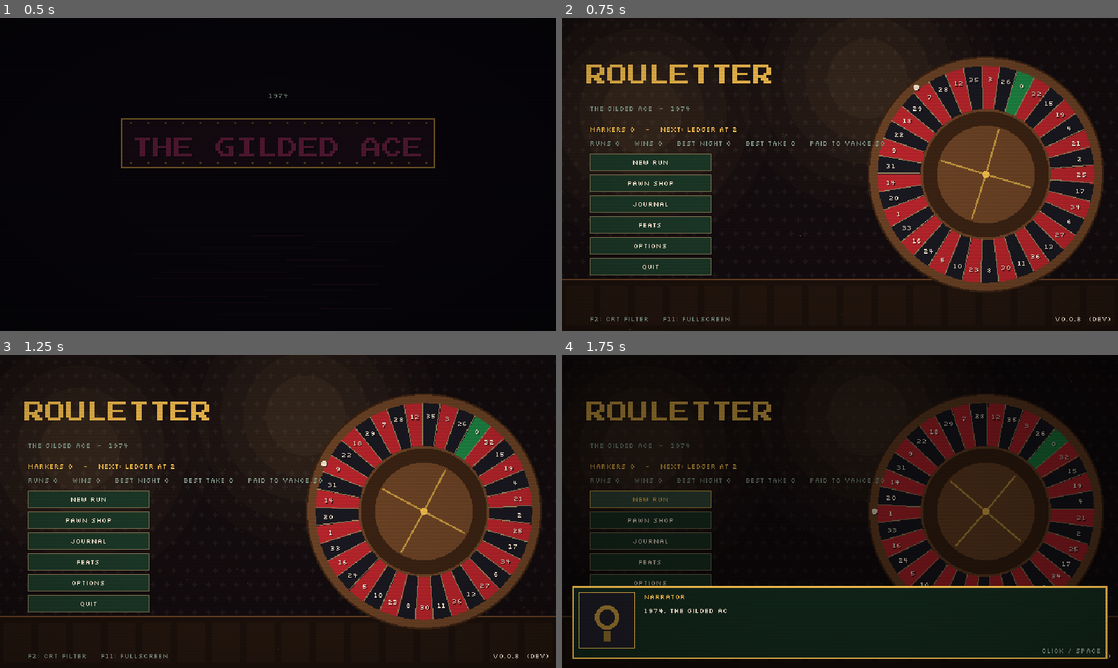
Above: before the commit, frames 1-4 (two rows, left to right).
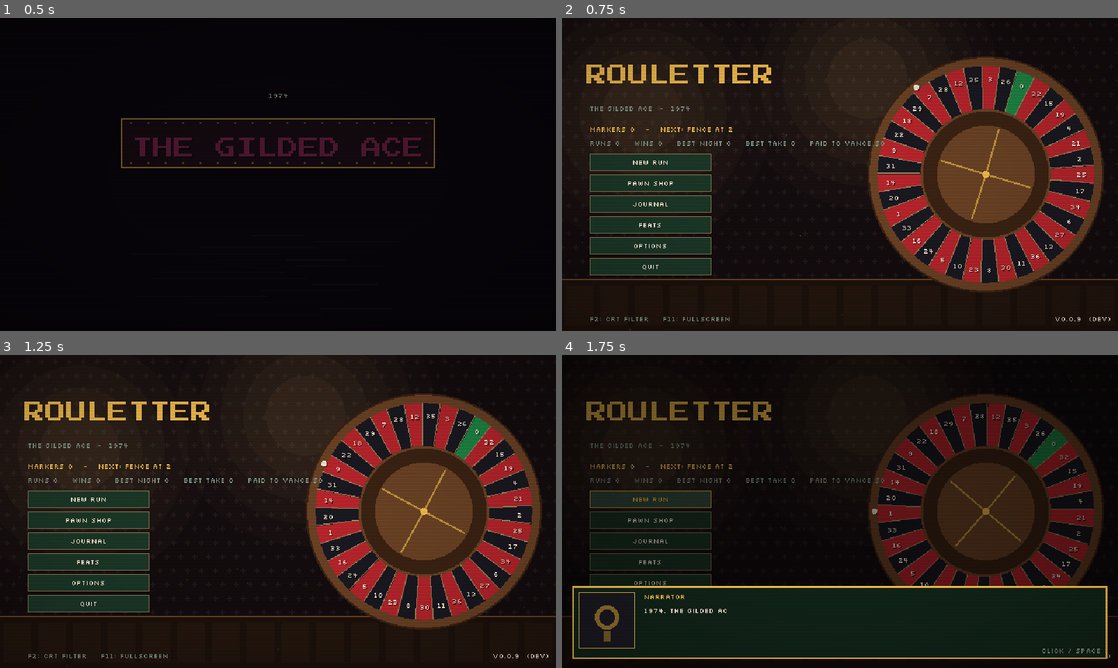
Above: after the commit, the same moments.

Repository: sugnauk/Rouletter
Game: Godot game, scene res://scenes/main.tscn
Same seed, same stepped clock (60 frames per second), same inputs: the game is played once before the commit and once after it.
Inputs (mouse positions are in pixels of both pictures, inside the frame that each line leads up to):
- Up to frame 1 (0.5 s): no input
- Up to frame 2 (0.75 s): tap Enter at 0.5, 0.6 s; click (840, 174) at 0.67 s
- Up to frame 3 (1.25 s): tap Space at 0.77 s
- Up to frame 4 (1.75 s): click "New Run" at 1.25 s

Frame 1 is identical in both runs. In frame 2, less than 0.1% of the frame differs, in the area x 22-94%, y 34-97%; in frame 3, less than 0.1%; in frame 4, less than 0.1%.

Commit message:
0.0.9: 14 new items (5 chips, 3 felt upgrades, 5 House Rules... and icons), sim handles zero/column chips
Co-Authored-By: Claude Opus 5.5 <noreply@anthropic.com>
Claude-Session: https://claude.ai/code/session_013q6d3yRkHgTahmnKYGjD8n

Diff:
--- a/core/content.gd
+++ b/core/content.gd
@@ -159,6 +159,21 @@
 	"porch_light": {"name": "Porch Light", "desc": "When a wheel neighbour of its number hits, scores half.",
 		"price": 6, "unlock": 0,
 		"note": "Rewards the wheel's physical order, not the felt's: the 'neighbours' gamblers chase."},
+	"black_cat": {"name": "Black Cat", "desc": "Whenever any black number hits, +2 Take (per level).",
+		"price": 5, "unlock": 0,
+		"note": "Superstition turned upside down: the black numbers bring the luck."},
+	"penny": {"name": "Lucky Penny", "desc": "When it hits, +$2 cash (per level).",
+		"price": 4, "unlock": 0,
+		"note": "A coin that pays the gambler, not the house."},
+	"snowball": {"name": "Snowball", "desc": "When it hits, it grows 2 levels.",
+		"price": 6, "unlock": 0,
+		"note": "'Let it ride', but only when it wins."},
+	"sentinel": {"name": "Sentinel", "desc": "Sits on a zero. Whenever a zero hits, +8 Take (per level).",
+		"price": 5, "unlock": 0, "zero_only": true,
+		"note": "Guards the green pockets, where the house edge lives."},
+	"crown": {"name": "Column Crown", "desc": "Sits on a column bet. When its column hits, the spin's Take x1.25 (+0.25 per extra level).",
+		"price": 7, "unlock": 2, "column_only": true,
+		"note": "Turns one of the long 2:1 boxes into a multiplier."},
 	"kingmaker": {"name": "Kingmaker", "desc": "When it hits, the whole spin's Take is x1.5 (+0.5 per extra level).",
 		"price": 7, "unlock": 0,
 		"note": "A crowned number: one pocket that makes the whole spin."},
@@ -168,13 +183,20 @@
 ## Rarity: how often something shows up in the Cage (common unless listed) and the frame it gets.
 const RARITY := {
 	"compounding": "rare", "wildcard_zero": "rare", "respin": "rare", "ledger": "rare", "collector": "rare",
-	"mirror": "rare", "kingmaker": "legendary",
+	"mirror": "rare", "kingmaker": "legendary", "snowball": "rare", "crown": "legendary", "sentinel": "rare",
+	"sweet_spot": "rare", "silk": "rare", "last_call": "rare", "insurance": "rare", "high_society": "rare",
 	"link": "rare", "double_felt": "rare", "pinned": "rare",
 	"rent_control": "rare", "dealer_signature": "rare", "satin_gloves": "rare",
 	"hot_hand": "legendary", "momentum": "legendary", "sevens": "rare",
 }
 const RARITY_WEIGHT := {"common": 6, "rare": 3, "legendary": 1}
 const PORCH_SHARE := 0.5
+const BLACK_CAT_BONUS := 2.0
+const PENNY_CASH := 2
+const SENTINEL_BONUS := 8.0
+const CROWN_MULT := 1.25
+const LAMP_CASH := 3
+const COMPED_CASH := 3
 const KING_STEP := 0.5                   ## Kingmaker: +0.5x per level past the first
 
 
@@ -188,6 +210,10 @@
 	"hot": ["outside"], "porch_light": ["neighbours", "wheel"], "dealer_signature": ["wheel", "multiplier"],
 	"pinned": ["wheel"], "wildcard_zero": ["zero"], "momentum": ["multiplier"], "hot_hand": ["multiplier"],
 	"croupier": ["numbers"], "mint": ["cash"], "respin": ["spins"], "rent_control": ["easy"],
+	"black_cat": ["numbers"], "penny": ["cash", "numbers"], "snowball": ["numbers"], "sentinel": ["zero"],
+	"crown": ["outside", "multiplier"], "lamp": ["cash", "numbers"], "silk": ["outside"], "sweet_spot": ["numbers", "inside"],
+	"last_call": ["multiplier"], "comped": ["cash"], "insurance": ["even", "outside"], "high_society": ["outside"],
+	"black_tie": ["numbers"],
 }
 const TAG_NAMES := {"numbers": "single numbers", "inside": "inside bets", "even": "even-money bets", "outside": "outside bets",
 	"neighbours": "neighbouring numbers", "wheel": "the wheel's order", "zero": "zeros", "multiplier": "multipliers"}
@@ -223,6 +249,12 @@
 		"price": 7, "unlock": 0, "note": "Thick felt for a favourite number."},
 	"pinned": {"name": "Pinned Pocket", "desc": "When this number hits, call bets (Voisins/Tiers/Orphelins) score double.", "target": "number",
 		"price": 6, "unlock": 2, "note": "Ties the felt to the wheel: a pocket that anchors its sector."},
+	"lamp": {"name": "Lucky Lamp", "desc": "When this number hits, +$3 cash.", "target": "number",
+		"price": 5, "unlock": 0, "note": "A lamp over one square of the felt that pays the player."},
+	"silk": {"name": "Silk Box", "desc": "Losing bets on this column or dozen go back to your stack instead of costing Take.", "target": "outside",
+		"price": 6, "unlock": 0, "note": "A safety net woven into one outside box."},
+	"sweet_spot": {"name": "Sweet Spot", "desc": "When this number hits, every bet covering it scores x1.5.", "target": "number",
+		"price": 7, "unlock": 2, "note": "One square where every kind of bet pays better."},
 	"cornerstone": {"name": "Cornerstone", "desc": "When this number hits, your split, corner, street and line bets on it score double.", "target": "number",
 		"price": 6, "unlock": 0, "note": "Rewards building inside bets around one square of the grid."},
 }
@@ -249,6 +281,16 @@
 		"price": 6, "unlock": 0, "note": "The oldest superstition on the floor, printed onto the felt."},
 	"satin_gloves": {"name": "Satin Gloves", "desc": "Even-money bets (red/black, odd/even, high/low) pay 1.5 to 1.",
 		"price": 7, "unlock": 0, "note": "The high-limit room's courtesy: better odds on the 'safe' bets."},
+	"last_call": {"name": "Last Call", "desc": "The last spin at every table scores double.",
+		"price": 7, "unlock": 0, "note": "The bar's closing: everyone bets bigger on the final ball."},
+	"comped": {"name": "Comped Drinks", "desc": "+$3 every time you clear a table.",
+		"price": 5, "unlock": 0, "note": "The house keeps its regulars happy."},
+	"insurance": {"name": "Insurance", "desc": "Your biggest losing bet each spin doesn't count against your Take.",
+		"price": 7, "unlock": 0, "note": "Named for the real side bet that protects a hand."},
+	"high_society": {"name": "High Society", "desc": "Column and dozen bets pay +1x.",
+		"price": 7, "unlock": 2, "note": "The high-limit room's better odds on the long boxes."},
+	"black_tie": {"name": "Black Tie", "desc": "Straight-up hits on black numbers score x1.5.",
+		"price": 6, "unlock": 0, "note": "A dress code for the felt: black is formal, and it pays."},
 	"momentum": {"name": "Momentum", "desc": "Each scoring spin in a row adds +25% to the next one's Take. A blank spin resets it.",
 		"price": 8, "unlock": 2, "note": "The gambler's 'hot table', paid out as a growing multiplier."},
 }
--- a/core/felt_state.gd
+++ b/core/felt_state.gd
@@ -16,6 +16,7 @@
 var frozen_id: int = -1                ## chip frozen by the "frozen" Enforcer
 var red_streak: int = 0
 var hit_streak: int = 0                ## scoring spins in a row (Momentum)
+var final_spin := false                ## this spin is the table's last (Last Call)
 var last_pocket: int = -99
 var next_id: int = 1
 
@@ -37,6 +38,7 @@
 	f.frozen_id = frozen_id
 	f.red_streak = red_streak
 	f.hit_streak = hit_streak
+	f.final_spin = final_spin
 	f.last_pocket = last_pocket
 	f.next_id = next_id
 	return f
--- a/core/resolver.gd
+++ b/core/resolver.gd
@@ -47,6 +47,7 @@
 
 	var take := 0.0
 	var lost := 0
+	var biggest_loss := 0
 	var hits := []
 	for c in w.chips.duplicate():
 		var b: Dictionary = B.bet(c.bet)
@@ -81,8 +82,14 @@
 				res.log.rules.append("La Partage: %d of %s bet returned" % [back, c.bet])
 				_event(res, "loss", c.bet, -(c.value - back), "half back")
 				_remove(res, w, c, "half")
+			elif w.bet_upgrades.get(c.bet, "") == "silk":
+				res.stack += c.value
+				res.log.upgrades.append("Silk Box: %s bet goes back to the stack" % c.bet)
+				_event(res, "push", c.bet, 0.0, "silk")
+				_remove(res, w, c, "push")
 			else:
 				lost += c.value
+				biggest_loss = maxi(biggest_loss, c.value)
 				_event(res, "loss", c.bet, -c.value, "")
 				_remove(res, w, c, "lost")
 			continue
@@ -123,6 +130,7 @@
 
 	# Chip effects.
 	var kings := []
+	var crowns := []
 	for c in hits:
 		match c.kind:
 			"bridge":
@@ -132,6 +140,15 @@
 				_event(res, "bonus", c.bet, nb, "bridge")
 			"kingmaker":
 				kings.append(c.value)
+			"crown":
+				crowns.append(c.value)
+			"penny":
+				res.cash += Content.PENNY_CASH * c.value
+				res.log.chips.append("Lucky Penny: +$%d" % (Content.PENNY_CASH * c.value))
+				_event(res, "cash", c.bet, Content.PENNY_CASH * c.value, "penny")
+			"snowball":
+				_value(res, c, 2)
+				res.log.chips.append("Snowball on %s grows to %d" % [c.bet, c.value])
 			"croupier":
 				if lost > 0:
 					take += lost * c.value
@@ -158,6 +175,23 @@
 		for c in w.chips:
 			if c.kind == "wildcard_zero":
 				_event(res, "bonus", c.bet, Content.WILDCARD_BONUS, "wildcard")
+	for c in w.perm_chips():
+		if c.id == w.frozen_id:
+			continue
+		if c.kind == "black_cat" and pocket > 0 and not B.is_red(pocket):
+			var bc: float = Content.BLACK_CAT_BONUS * c.value * (0.5 if c.flaw == "cracked" else 1.0)
+			take += bc
+			res.log.chips.append("Black Cat: black %s, +%s" % [B.label(pocket), _fmt(bc)])
+			_event(res, "bonus", c.bet, bc, "black cat")
+		elif c.kind == "sentinel" and zero_hit:
+			var sb: float = Content.SENTINEL_BONUS * c.value * (0.5 if c.flaw == "cracked" else 1.0)
+			take += sb
+			res.log.chips.append("Sentinel: +%s on the zero" % _fmt(sb))
+			_event(res, "bonus", c.bet, sb, "sentinel")
+	if w.square_upgrades.get(pocket, "") == "lamp":
+		res.cash += Content.LAMP_CASH
+		res.log.upgrades.append("Lucky Lamp on %s: +$%d" % [B.label(pocket), Content.LAMP_CASH])
+		_event(res, "cash", pkey, Content.LAMP_CASH, "lamp")
 	if zero_hit:
 		for c in w.perm_chips():
 			if c.flaw == "hot":
@@ -193,6 +227,16 @@
 		take *= 1.0 + Content.SIGNATURE_BONUS
 		res.log.rules.append("Dealer's Signature: +50%")
 		_mult(res, 1.0 + Content.SIGNATURE_BONUS, "Signature")
+	for cv in crowns:
+		if take > 0.0:
+			var cm: float = Content.CROWN_MULT + 0.25 * (cv - 1)
+			take *= cm
+			res.log.chips.append("Column Crown x%.2f" % cm)
+			_mult(res, cm, "Column Crown")
+	if w.has_rule("last_call") and w.final_spin and take > 0.0:
+		take *= 2.0
+		res.log.rules.append("Last Call: the final spin scores double")
+		_mult(res, 2.0, "Last Call")
 	for kv in kings:
 		if take > 0.0:
 			var km: float = Content.KINGMAKER_MULT + Content.KING_STEP * (kv - 1)
@@ -218,6 +262,9 @@
 	w.red_streak = res.red_streak
 	w.hit_streak = res.hit_streak
 	w.last_pocket = pocket
+	if w.has_rule("insurance") and biggest_loss > 0:
+		lost -= biggest_loss
+		res.log.rules.append("Insurance: the %d-chip loss doesn't count" % biggest_loss)
 	res.gross = take
 	res.lost = lost
 	res.take = maxf(0.0, take - lost)
@@ -280,6 +327,9 @@
 	if w.has_rule("satin_gloves") and b.type in ["red", "black", "odd", "even", "low", "high"]:
 		payout += 0.5
 		res.log.rules.append("Satin Gloves: %s pays 1.5:1" % c.bet)
+	if w.has_rule("high_society") and b.type in ["column", "dozen"]:
+		payout += 1.0
+		res.log.rules.append("High Society: %s +1x" % c.bet)
 	if w.has_rule("split_decision") and b.type in Board.LINE_TYPES:
 		payout += 1.0
 		res.log.rules.append("Split Decision: %s +1x" % c.bet)
@@ -287,6 +337,12 @@
 	if b.type in Board.LINE_TYPES and up == "cornerstone":
 		amount *= 2.0
 		res.log.upgrades.append("Cornerstone %s: x2" % B.label(pocket))
+	if up == "sweet_spot":
+		amount *= 1.5
+		res.log.upgrades.append("Sweet Spot %s: x1.5" % B.label(pocket))
+	if w.has_rule("black_tie") and straight and pocket > 0 and not B.is_red(pocket):
+		amount *= 1.5
+		res.log.rules.append("Black Tie: black %s x1.5" % B.label(pocket))
 	if w.has_rule("sevens") and straight and pocket > 0 and "7" in B.label(pocket):
 		amount *= 2.0
 		res.log.rules.append("Lucky Sevens: %s x2" % B.label(pocket))
--- a/core/run_state.gd
+++ b/core/run_state.gd
@@ -388,8 +388,10 @@
 	if not felt.board.has_bet(key):
 		return false
 	var straight := Board.is_straight(key)
-	if kind == "wildcard_zero":
+	if Content.CHIPS.get(kind, {}).get("zero_only", false):
 		return straight and Board.straight_number(key) <= 0
+	if Content.CHIPS.get(kind, {}).get("column_only", false):
+		return key.begins_with("COL") and can_bet_on(key)
 	if kind == "perm":
 		return can_bet_on(key) or (straight and not felt.boss_is("no_outside"))
 	if Content.CHIPS.get(kind, {}).get("line_only", false):
@@ -432,6 +434,7 @@
 		for c in felt.chips:
 			if c.is_bet():
 				last_bets[c.bet] = last_bets.get(c.bet, 0) + c.value
+	felt.final_spin = table.spins_left <= 1
 	var res := Resolver.resolve_spin(felt, pocket)
 	felt = res.felt_after
 	if res.zero_tax:
@@ -463,6 +466,8 @@
 	var reward: int = Content.CLEAR_CASH[table_idx] + (0 if graded(4) else table.spins_left * Content.CASH_PER_SPIN_LEFT) + comps
 	if "comp_card" in vouchers:
 		reward += Content.COMP_CARD_CASH
+	if felt.has_rule("comped"):
+		reward += Content.COMPED_CASH
 	cash += reward
 	overflow += maxi(0, int(t - table.target))
 	total_take += t
--- a/core/version.gd
+++ b/core/version.gd
@@ -4,7 +4,7 @@
 ## The deploy workflow overwrites BUILD with the commit hash and build time, so "dev" means a
 ## local/editor run.
 
-const VERSION := "0.0.8"
+const VERSION := "0.0.9"
 const BUILD := "dev"
 
 
--- a/scenes/ui/art.gd
+++ b/scenes/ui/art.gd
@@ -167,6 +167,82 @@
 				R.call(1 + i * 4, 3, 2, 2, P.CYAN.darkened(0.3 - i * 0.15))
 				R.call(2 + i * 4, 5, 2, 2, P.CYAN.darkened(0.3 - i * 0.15))
 				R.call(1 + i * 4, 7, 2, 2, P.CYAN.darkened(0.3 - i * 0.15))
+		"black_cat":
+			# A sitting black cat with gold eyes.
+			R.call(3, 4, 6, 7, Color("#141418"))
+			R.call(3, 2, 2, 2, Color("#141418"))
+			R.call(7, 2, 2, 2, Color("#141418"))
+			R.call(4, 5, 1, 1, P.GOLD)
+			R.call(7, 5, 1, 1, P.GOLD)
+			R.call(9, 8, 2, 1, Color("#141418"))
+			R.call(10, 6, 1, 2, Color("#141418"))
+		"penny":
+			ci.draw_circle(c, 4.5 * s, Color("#b87333"), true, -1.0, false)
+			ci.draw_circle(c, 3.0 * s, Color("#d08a4a"), true, -1.0, false)
+			R.call(5, 4, 2, 4, Color("#7a4a20"))
+		"snowball":
+			ci.draw_circle(c + Vector2(0, 1) * s, 4.5 * s, P.CREAM, true, -1.0, false)
+			R.call(4, 4, 2, 1, Color.WHITE)
+			R.call(3, 9, 6, 1, P.CYAN.darkened(0.3))
+		"sentinel":
+			# A shield with a zero on it.
+			R.call(3, 2, 6, 6, P.GREEN)
+			R.call(4, 8, 4, 2, P.GREEN)
+			R.call(5, 10, 2, 1, P.GREEN)
+			R.call(5, 4, 2, 3, P.CREAM)
+			R.call(5, 5, 2, 1, P.GREEN)
+		"crown":
+			R.call(1, 7, 10, 3, P.GOLD)
+			R.call(1, 4, 2, 3, P.GOLD)
+			R.call(5, 3, 2, 4, P.GOLD)
+			R.call(9, 4, 2, 3, P.GOLD)
+			R.call(2, 9, 8, 1, P.CYAN)
+		"lamp":
+			R.call(4, 1, 4, 1, P.WOOD)
+			R.call(3, 2, 6, 4, P.GOLD.lightened(0.2))
+			R.call(5, 6, 2, 4, P.WOOD)
+			R.call(3, 10, 6, 1, P.WOOD)
+			R.call(1, 7, 1, 1, P.GOLD)
+			R.call(10, 7, 1, 1, P.GOLD)
+		"silk":
+			for i in range(4):
+				R.call(1 + i * 3, 2 + (i % 2), 2, 8, Color("#c08ad8").lightened(0.1 * i))
+		"sweet_spot":
+			ci.draw_circle(c, 5 * s, P.RED.lightened(0.2), false, 1.0 * s, false)
+			ci.draw_circle(c, 3 * s, P.GOLD, false, 1.0 * s, false)
+			R.call(5, 5, 2, 2, P.CREAM)
+		"last_call":
+			# A clock nearly at midnight.
+			ci.draw_circle(c, 5 * s, P.CREAM, true, -1.0, false)
+			ci.draw_circle(c, 4 * s, P.PANEL, true, -1.0, false)
+			R.call(5, 2, 2, 4, P.CREAM)
+			R.call(6, 5, 3, 1, P.RED)
+		"comped":
+			# A cocktail glass.
+			R.call(1, 2, 10, 1, P.CREAM)
+			R.call(2, 3, 8, 1, P.CYAN.darkened(0.2))
+			R.call(3, 4, 6, 1, P.CYAN.darkened(0.2))
+			R.call(4, 5, 4, 1, P.CYAN.darkened(0.2))
+			R.call(5, 6, 2, 4, P.CREAM)
+			R.call(3, 10, 6, 1, P.CREAM)
+			R.call(8, 1, 2, 2, P.RED)
+		"insurance":
+			# An umbrella.
+			R.call(2, 3, 8, 2, P.GOOD)
+			R.call(1, 5, 10, 1, P.GOOD)
+			R.call(5, 5, 1, 5, P.CREAM)
+			R.call(4, 9, 1, 1, P.CREAM)
+		"high_society":
+			# A top hat.
+			R.call(3, 2, 6, 6, Color("#141418"))
+			R.call(3, 6, 6, 1, P.RED)
+			R.call(1, 8, 10, 2, Color("#141418"))
+		"black_tie":
+			# A bow tie.
+			R.call(1, 4, 4, 4, Color("#141418"))
+			R.call(7, 4, 4, 4, Color("#141418"))
+			R.call(5, 5, 2, 2, Color("#2a2a33"))
+			R.call(2, 5, 1, 1, P.CREAM.darkened(0.4))
 		"mirror":
 			# A hand mirror: two halves of one number.
 			R.call(2, 2, 8, 8, P.CYAN.darkened(0.2))
@@ -247,6 +323,22 @@
 			ci.draw_rect(Rect2(o, Vector2(4, 4)), col, false, 1.0)
 		"bridge":
 			ci.draw_rect(Rect2(o + Vector2(0, 1), Vector2(4, 2)), col)
+		"black_cat":
+			ci.draw_rect(Rect2(o + Vector2(0, 0), Vector2(1, 1)), col)
+			ci.draw_rect(Rect2(o + Vector2(3, 0), Vector2(1, 1)), col)
+			ci.draw_rect(Rect2(o + Vector2(0, 1), Vector2(4, 3)), col)
+		"penny":
+			ci.draw_rect(Rect2(o + Vector2(1, 0), Vector2(2, 4)), col)
+		"snowball":
+			ci.draw_rect(Rect2(o + Vector2(1, 1), Vector2(2, 2)), col)
+		"sentinel":
+			ci.draw_rect(Rect2(o, Vector2(4, 3)), col)
+			ci.draw_rect(Rect2(o + Vector2(1, 3), Vector2(2, 1)), col)
+		"crown":
+			ci.draw_rect(Rect2(o + Vector2(0, 2), Vector2(4, 2)), col)
+			ci.draw_rect(Rect2(o + Vector2(0, 0), Vector2(1, 2)), col)
+			ci.draw_rect(Rect2(o + Vector2(3, 0), Vector2(1, 2)), col)
+			ci.draw_rect(Rect2(o + Vector2(1, 1), Vector2(2, 1)), col)
 		"mirror":
 			ci.draw_rect(Rect2(o + Vector2(1, 0), Vector2(1, 4)), col)
 			ci.draw_rect(Rect2(o + Vector2(3, 0), Vector2(1, 4)), col)
--- a/scenes/ui/palette.gd
+++ b/scenes/ui/palette.gd
@@ -26,6 +26,8 @@
 	"respin": CYAN, "ledger": Color("#f4a261"), "collector": VIOLET,
 	"bridge": Color("#cdb4db"), "kingmaker": Color("#ffd166"),
 	"mirror": Color("#90e0ef"), "porch_light": Color("#f6bd60"),
+	"black_cat": Color("#4a4a5a"), "penny": Color("#d08a4a"), "snowball": Color("#e8f4ff"),
+	"sentinel": Color("#2ec46a"), "crown": Color("#ffd166"),
 }
 
 ## Fonts (SIL Open Font License, see fonts/*-OFL.txt):
--- a/tests/run_tests.gd
+++ b/tests/run_tests.gd
@@ -24,7 +24,7 @@
 		"test_link", "test_pinned_sector", "test_croupier", "test_ledger", "test_compounding_mint_respin",
 		"test_collector", "test_wildcard_zero", "test_en_prison", "test_red_streak", "test_hot_hand",
 		"test_signature", "test_thirteen", "test_enforcers", "test_resolver_is_pure", "test_odds",
-		"test_run_table_flow", "test_rebet_and_clear", "test_pit_b …(243 unchanged characters)… on_reset_history", "test_grades", "test_shop", "test_lose_and_bust", "test_rent_control_target",
+		"test_run_table_flow", "test_rebet_and_clear", "test_pit_b …(243 unchanged characters)… on_reset_history", "test_grades", "test_content_batch", "test_shop", "test_lose_and_bust", "test_rent_control_target",
 		"test_full_run_victory", "test_seeded_reproducible", "test_profile", "test_story_beats", "test_sfx_synth", "test_music_synth",
 	]:
 		call(t)
@@ -714,6 +714,57 @@
 	check(Content.GRADES.size() == 9, "nine grades")
 
 
+func test_content_batch() -> void:
+	var bc = felt("european", [["black_cat", "S1", 2]])
+	near(Resolver.resolve_spin(bc, 2).take, 4.0, "Black Cat: +2 per level on a black hit")
+	near(Resolver.resolve_spin(bc, 3).take, 0.0, "...nothing on red")
+	var pn = felt("european", [["penny", "S9", 1]])
+	check(Resolver.resolve_spin(pn, 9).cash == 2, "Lucky Penny: +$2 when it hits")
+	var sn = felt("european", [["snowball", "S9", 1]])
+	check(Resolver.resolve_spin(sn, 9).felt_after.chips[0].value == 3, "Snowball grows 2 levels on a hit")
+	var se = felt("european", [["sentinel", "S0", 1]])
+	near(Resolver.resolve_spin(se, 0).take, 35.0 + 8.0, "Sentinel: its zero pays plus 8")
+	var cr = felt("european", [["crown", "COL1", 1], ["perm", "S1", 1]])
+	near(Resolver.resolve_spin(cr, 1).take, (2.0 + 35.0) * 1.25, "Column Crown x1.25 on its column")
+	near(Resolver.resolve_spin(cr, 2).take, 0.0, "...and nothing off it")
+	var lp = felt("european", [])
+	lp.square_upgrades[5] = "lamp"
+	check(Resolver.resolve_spin(lp, 5).cash == 3, "Lucky Lamp: +$3")
+	var sk = felt("european", [["bet", "DOZ1", 4], ["bet", "S20", 1]])
+	sk.bet_upgrades["DOZ1"] = "silk"
+	var rs := Resolver.resolve_spin(sk, 20)
+	check(rs.stack == 4 + 1 and rs.lost == 0, "Silk Box: the losing dozen bet goes back to the stack")
+	var sw = felt("european", [["perm", "S8", 1], ["perm", "ST7", 1]])
+	sw.square_upgrades[8] = "sweet_spot"
+	near(Resolver.resolve_spin(sw, 8).take, 35.0 * 1.5 + 11.0 * 1.5, "Sweet Spot: every covering bet x1.5")
+	var lc = felt("european", [["perm", "S4", 1]])
+	lc.house_rules.append("last_call")
+	near(Resolver.resolve_spin(lc, 4).take, 35.0, "Last Call: not on an ordinary spin")
+	lc.final_spin = true
+	near(Resolver.resolve_spin(lc, 4).take, 70.0, "Last Call: the final spin doubles")
+	var ins = felt("european", [["bet", "S1", 5], ["bet", "S2", 2], ["perm", "S3", 1]])
+	ins.house_rules.append("insurance")
+	near(Resolver.resolve_spin(ins, 3).take, 35.0 - 2.0, "Insurance: the biggest losing bet is forgiven")
+	var hs = felt("european", [["perm", "DOZ1", 1]])
+	hs.house_rules.append("high_society")
+	near(Resolver.resolve_spin(hs, 5).take, 3.0, "High Society: dozens pay 3:1")
+	var bt = felt("european", [["perm", "S2", 1], ["perm", "S1", 1]])
+	bt.house_rules.append("black_tie")
+	near(Resolver.resolve_spin(bt, 2).take, 52.5, "Black Tie: black straight x1.5")
+	near(Resolver.resolve_spin(bt, 1).take, 35.0, "...red untouched")
+	var run = new_run()
+	run.inventory = [{"kind": "crown", "value": 1}, {"kind": "sentinel", "value": 1}]
+	check(not run.place_chip(0, "S5") and run.place_chip(0, "COL2"), "Column Crown only on a column")
+	check(not run.place_chip(0, "S5") and run.place_chip(0, "S0"), "Sentinel only on a zero")
+	run.felt.house_rules.append("comped")
+	var cash0: int = run.cash
+	run.table.take = run.table.target
+	run.place_bet("S17", 1)
+	run.spin(17)
+	check(run.last_result.size() > 0 and run.cash >= cash0 + Content.CLEAR_CASH[0] + Content.COMPED_CASH, "Comped Drinks: +$3 a clear")
+	check(Content.CHIPS.size() >= 18 and Content.UPGRADES.size() >= 9 and Content.HOUSE_RULES.size() >= 16, "content counts")
+
+
 func test_shop() -> void:
 	var run = new_run()
 	run.place_bet("S17", 1)
--- a/tools/sim.gd
+++ b/tools/sim.gd
@@ -130,8 +130,10 @@
 					break
 		if key == "":
 			var B = run.felt.board
-			if item.kind == "wildcard_zero":
+			if Content.CHIPS[item.kind].get("zero_only", false):
 				key = "S0" if not B.zeros.is_empty() else ""
+			elif Content.CHIPS[item.kind].get("column_only", false):
+				key = "COL%d" % (1 + run.felt.perm_chips().size() % 3)
 			elif Content.CHIPS[item.kind].get("line_only", false):
 				var n: int = favourite_numbers(run)[0]
 				for k in ["CO%d" % n, "CO%d" % (n - 1), "SP%d_%d" % [n, n + 3], "ST%d" % (n - (n - 1) % 3)]:
--- a/tools/ui_smoke.gd
+++ b/tools/ui_smoke.gd
@@ -1,4 +1,6 @@
 extends Node
+
+const Content := preload("res://core/content.gd")
 ## Scripted UI smoke test with screenshots. Runs inside the real game (autoloads included):
 ##   godot --path . -- smoke=<out_dir> profile=user://smoke_profile.json
 ## Walks title -> intro dialogue -> wheel select -> table -> spin -> shop -> upgrade ->
@@ -140,7 +142,15 @@
 		[25.2, func(): shot("19_history")],
 		[25.3, func(): main.pause.open()],
 		[25.5, func(): shot("20_pause")],
-		[25.7, func(): get_tree().quit()],
+		[25.7, func():
+			main.pause.close()
+			main.profile.seen_items = Content.CHIPS.keys() + Content.UPGRADES.keys() + Content.HOUSE_RULES.keys()
+			main.show_screen("feats")
+			main.screens.feats.tab = "almanac"
+			main.screens.feats.refresh()
+			main.screens.feats.list.get_parent().set_deferred("scroll_vertical", 300)],
+		[26.0, func(): shot("21_almanac_all")],
+		[26.2, func(): get_tree().quit()],
 	]
 	while step < plan.size() and t >= plan[step][0]:
 		plan[step][1].call()
Not shown, changed: CHANGELOG.md
